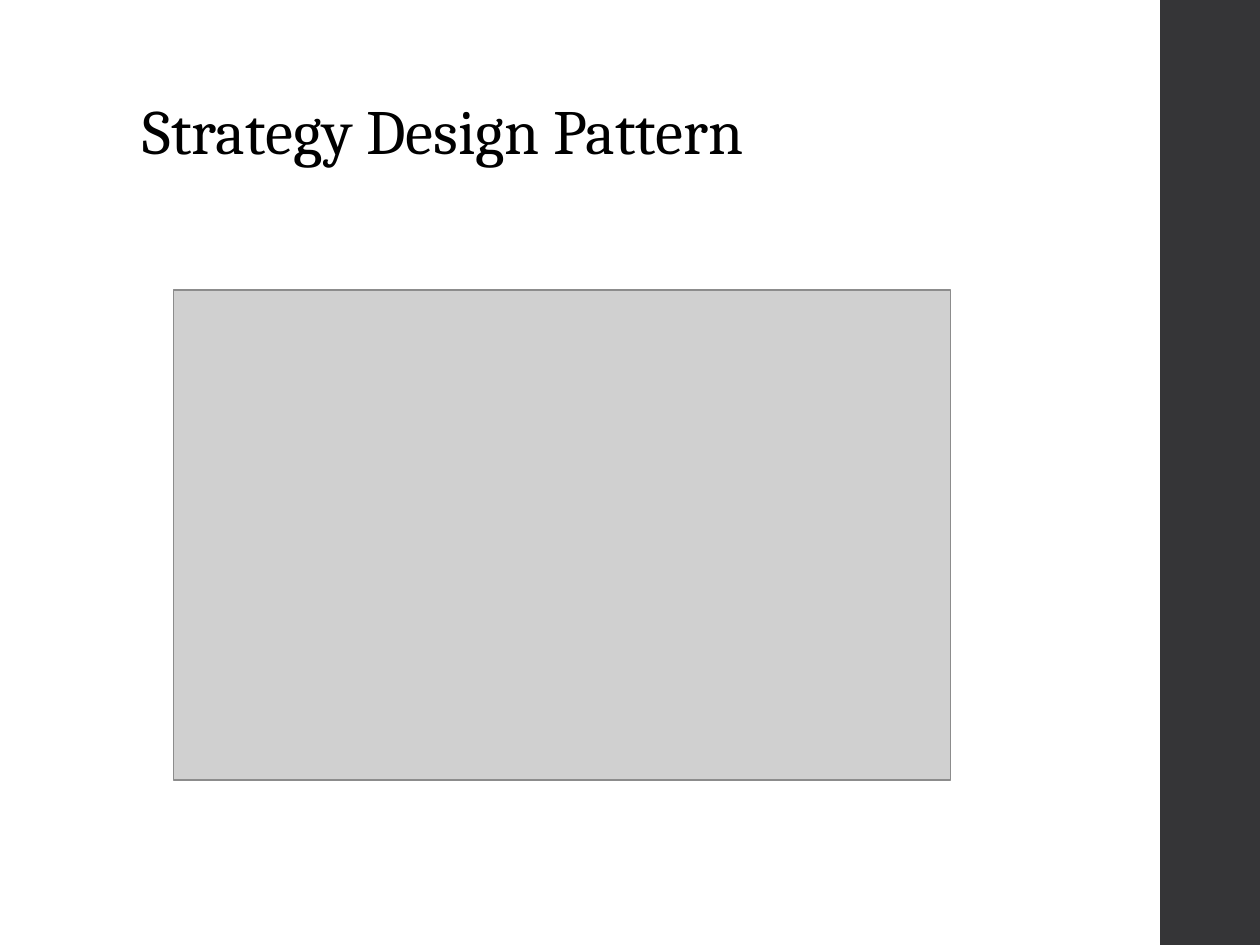
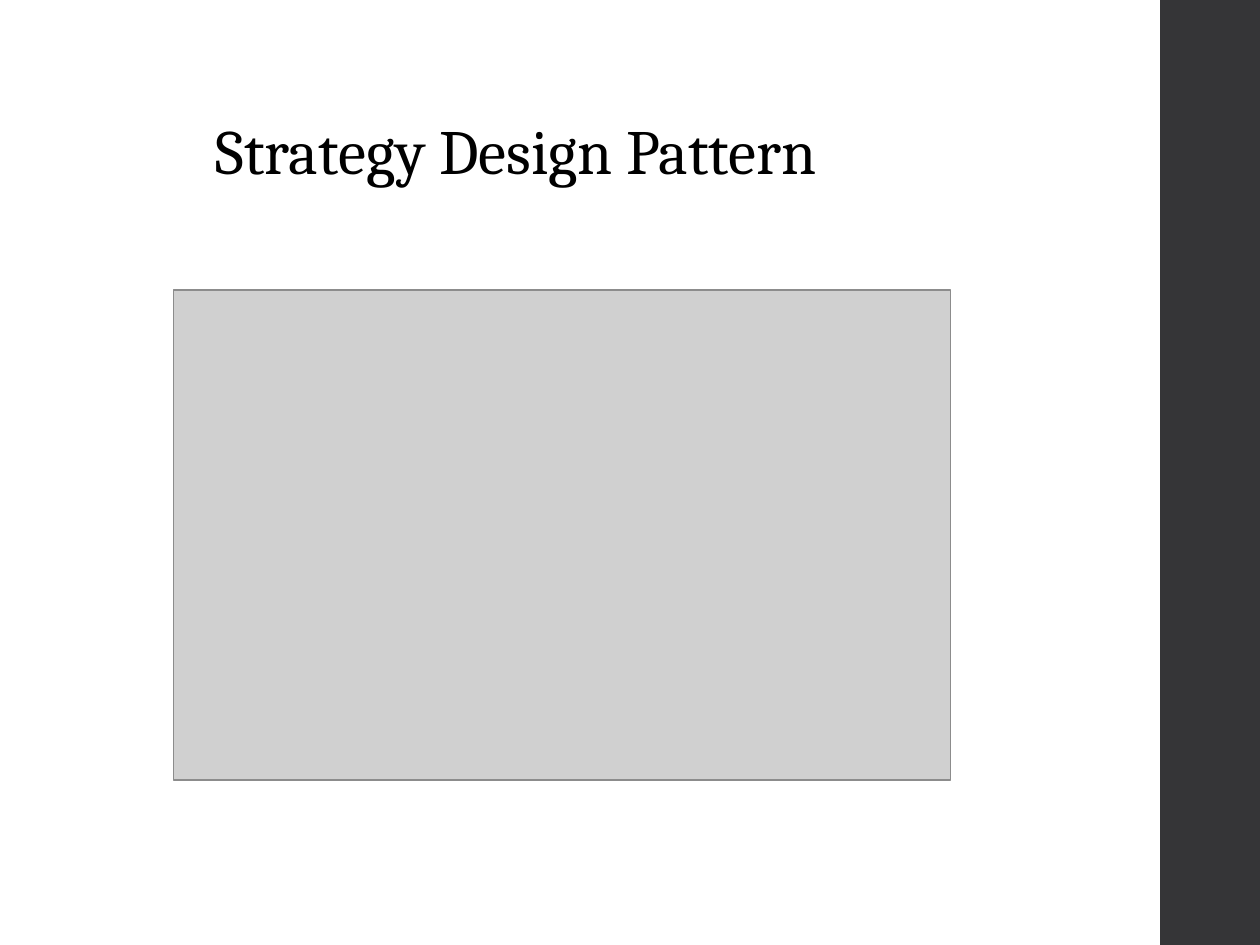
Before and after one commit to chenghao1983/VMCS_CA_PT4, a slide deck: slide 8 of PT4- Presentation - 01-09-2016.ppt. Drawn at 1260x945 pixels with LibreOffice and Linux fonts; fonts in the diff are those of the drawing; grey boxes stand for pictures. Boxes give left, top, right and bottom in pixels: in the first picture for what was removed or moved away, otherwise in the second. Text is boxed around its words. In the diff, an @@ line names an element or a change of style, - is before the commit and + after.

Commit message:
- updated layout

```diff
--- a/PT4- Presentation - 01-09-2016.ppt
+++ b/PT4- Presentation - 01-09-2016.ppt
@@ title "Strategy Design Pattern": place and size @@
-title "Strategy Design Pattern" at (143,111,743,168)
+title "Strategy Design Pattern" at (216,131,816,188)
```
Also in this commit, not shown: 9 other slides changed, 1 slide added, 1 slide removed.
